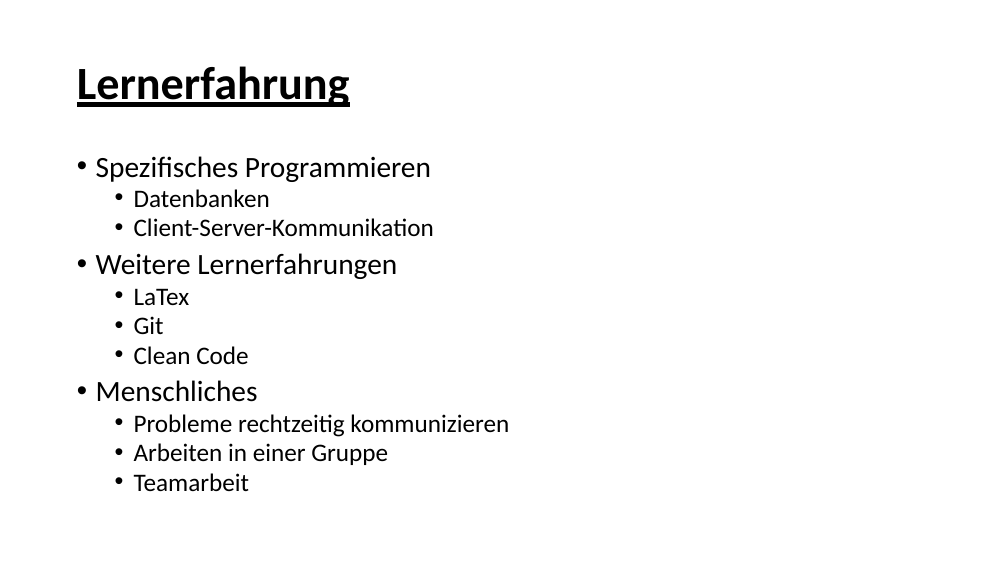
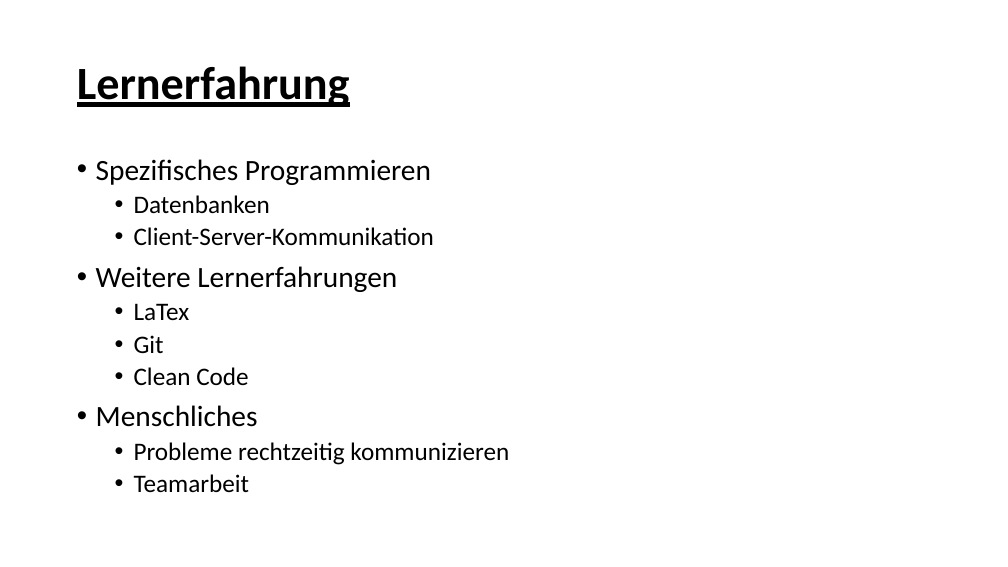
Before and after one commit to rethesa/pse-android-go-server, a slide deck: slide 7 of Abschlusspräsentation/Abschlusspräsentation.pptx. Drawn at 1008x567 pixels with LibreOffice and Linux fonts; fonts in the diff are those of the drawing. Boxes give left, top, right and bottom in pixels: in the first picture for what was removed or moved away, otherwise in the second. Text is boxed around its words. In the diff, an @@ line names an element or a change of style, - is before the commit and + after.

```diff
--- a/Abschlusspräsentation/Abschlusspräsentation.pptx
+++ b/Abschlusspräsentation/Abschlusspräsentation.pptx
@@ text "Spezifisches Programmieren" at box(96, 159, 509, 493): line spacing 0.8 to 0.9 @@
@@ text at box(134, 443, 388, 465): paragraph removed @@
-  • Arbeiten in einer Gruppe
```
Also in this commit, not shown: 1 other slide changed, 5 other files.
